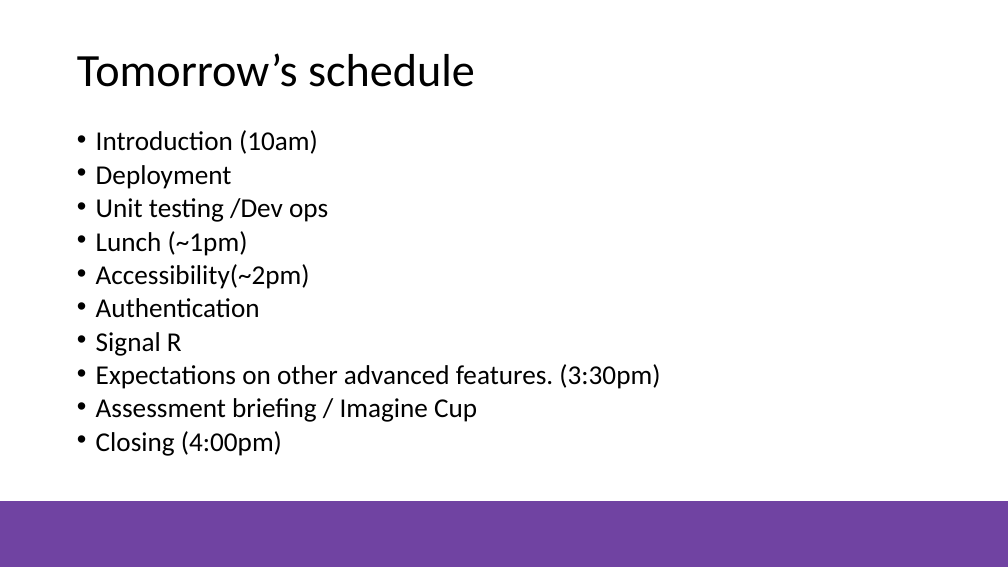
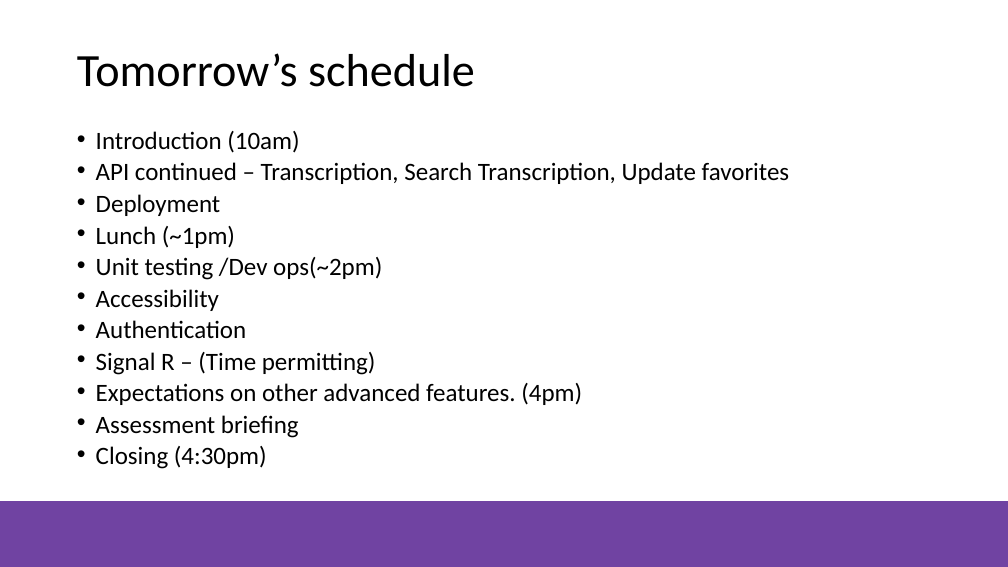
Before and after one commit to NZMSA/2019-Phase-2, a slide deck: slide 3 of Slides/MSA Intro Day 1.pptx. Drawn at 1008x567 pixels with LibreOffice and Linux fonts; fonts in the diff are those of the drawing; background and template pictures are left out. Boxes give left, top, right and bottom in pixels: in the first picture for what was removed or moved away, otherwise in the second. Text is boxed around its words. In the diff, an @@ line names an element or a change of style, - is before the commit and + after.

Commit message:
Updated day 2 schedule

```diff
--- a/Slides/MSA Intro Day 1.pptx
+++ b/Slides/MSA Intro Day 1.pptx
@@ text at (96, 131, 299, 339): size 25.9 to 23.8 pt in "Introduction (10am)", "Deployment", "Lunch (~1pm)", "Authentication" @@
@@ text at (96, 162, 790, 184): paragraph added @@
+• API continued – Transcription, Search Transcription, Update favorites
@@ text at (96, 198, 328, 222): paragraph removed @@
-• Unit testing /Dev ops
@@ text at (96, 257, 382, 311): text changed; size 25.9 to 23.8 pt @@
-• Accessibility(~2pm)
+• Unit testing /Dev ops(~2pm)
+• Accessibility
@@ text at (96, 352, 582, 469): text changed; size 25.9 to 23.8 pt @@
-• Signal R
-• Expectations on other advanced features. (3:30pm)
-• Assessment briefing / Imagine Cup
-• Closing (4:00pm)
+• Signal R – (Time permitting)
+• Expectations on other advanced features. (4pm)
+• Assessment briefing
+• Closing (4:30pm)
```
